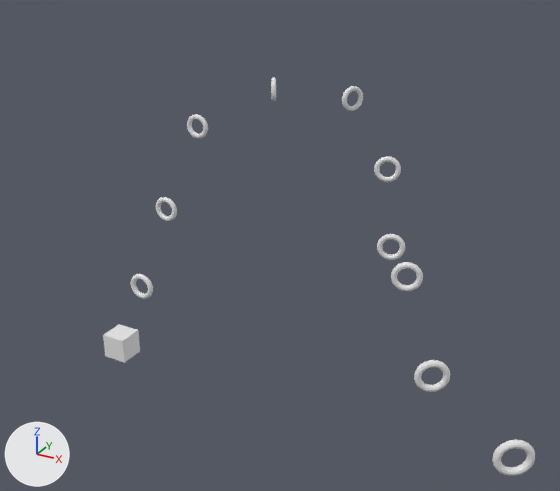
Two versions of the Blender file core/blender/Levels/Beginner Levels/level13.blend, one commit apart.
Both versions are drawn from a camera (50 mm lens) standing at (37.7, -41.8, 32.7) and looking at (0.7, 25.5, -1.0). Arrows for +X, +Y and +Z are at lower left; the lights stay in place.

The scene before the commit, as lines of its bpy script (objects in view):
```python
ob_gate_000 = bpy.data.objects.new('Gate.000', me_gate_000)
ob_gate_000.location = (-5.0, 9.0, 0.0)
ob_gate_000.rotation_euler = (1.571, 0.0, 0.0)  # degrees (90, 0, 0)
ob_gate_002 = bpy.data.objects.new('Gate.002', me_gate_002)
ob_gate_002.location = (-7.0, 22.0, 12.0)
ob_gate_002.rotation_euler = (1.571, 0.0, 0.0)  # degrees (90, 0, 0)
ob_gate_003 = bpy.data.objects.new('Gate.003', me_gate_003)
ob_gate_003.location = (-2.0, 29.0, 15.0)
ob_gate_003.rotation_euler = (1.571, 0.0, 2.094)  # degrees (90, 0, 120)
ob_gate_004 = bpy.data.objects.new('Gate.004', me_gate_004)
ob_gate_004.location = (7.0, 29.0, 15.0)
ob_gate_004.rotation_euler = (1.571, 0.0, 1.047)  # degrees (90, 0, 60)
ob_gate_005 = bpy.data.objects.new('Gate.005', me_gate_005)
ob_gate_005.location = (13.0, 24.0, 10.0)
ob_gate_005.rotation_euler = (1.571, 0.0, 0.349)  # degrees (90, 0, 20)
ob_gate_006 = bpy.data.objects.new('Gate.006', me_gate_006)
ob_gate_006.location = (16.0, 18.0, 5.0)
ob_gate_006.rotation_euler = (1.571, 0.0, 0.349)  # degrees (90, 0, 20)
ob_gate_007 = bpy.data.objects.new('Gate.007', me_gate_007)
ob_gate_007.location = (20.0, 11.0, 6.0)
ob_gate_007.rotation_euler = (1.571, 0.0, 0.349)  # degrees (90, 0, 20)
ob_gate_008 = bpy.data.objects.new('Gate.008', me_gate_008)
ob_gate_008.location = (25.0, 3.0, 3.0)
ob_gate_008.rotation_euler = (1.571, 0.0, 0.524)  # degrees (90, 0, 30)
ob_gate_009 = bpy.data.objects.new('Gate.009', me_gate_009)
ob_gate_009.location = (32.0, -3.0, 3.0)
ob_gate_009.rotation_euler = (1.571, 0.0, 0.524)  # degrees (90, 0, 30)
ob_level = bpy.data.objects.new('Level', me_cube)
ob_level.location = (0.0, 0.0, 0.0)
```
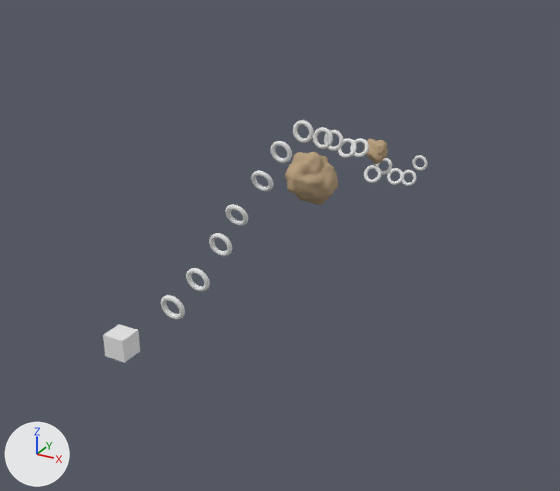
Location of each change, [x1, y1, x2, y2] in pixels of the pictures (560 x 491 px):
'Cube.000', added (beige)
    after: [285, 152, 338, 205]
'Gate.009', moved, turned
    before: [492, 440, 535, 476]
    after: [324, 130, 343, 151]
'Gate.008', moved, turned
    before: [414, 360, 450, 392]
    after: [313, 127, 333, 149]
'Gate.007', moved, turned
    before: [391, 262, 423, 291]
    after: [293, 120, 314, 143]
'Gate.006', moved, turned
    before: [377, 234, 405, 260]
    after: [270, 141, 292, 163]
'Gate.000', moved, turned
    before: [131, 274, 153, 299]
    after: [161, 295, 185, 320]
'Gate.005', moved, turned
    before: [374, 156, 401, 182]
    after: [251, 171, 273, 191]
'Gate.001', moved, turned
    before: [156, 197, 177, 221]
    after: [186, 268, 210, 292]
'Gate.004', moved, turned
    before: [342, 86, 363, 111]
    after: [225, 204, 248, 226]
'Cube.001', added (beige)
    after: [363, 138, 388, 164]
'Gate.003', moved, turned
    before: [271, 77, 276, 101]
    after: [209, 233, 232, 256]
'Gate.002', moved
    before: [187, 114, 208, 138]
    after: [412, 155, 428, 171]
'Gate.012', added
    after: [364, 165, 381, 183]
'Gate.010', added
    after: [338, 138, 357, 158]
'Gate.011', added
    after: [350, 138, 369, 157]
'Gate.014', added
    after: [387, 168, 403, 185]
'Gate.015', added
    after: [402, 170, 416, 186]
'Gate.013', added
    after: [375, 158, 392, 175]

Diff of the bpy script that builds the scene:
```diff
--- a/core/blender/Levels/Beginner Levels/level13.blend.py
+++ b/core/blender/Levels/Beginner Levels/level13.blend.py
@@ ob_gate_009 @@
 ob_gate_009 = bpy.data.objects.new('Gate.009', me_gate_009)
-ob_gate_009.location = (32.0, -3.0, 3.0)
-ob_gate_009.rotation_euler = (1.571, 0.0, 0.524)  # degrees (90, 0, 30)
+ob_gate_009.location = (0.0, 40.0, 7.0)
+ob_gate_009.rotation_euler = (1.396, 0.0, 0.0)  # degrees (80, 0, 0)
@@ ob_gate_008 @@
 ob_gate_008 = bpy.data.objects.new('Gate.008', me_gate_008)
-ob_gate_008.location = (25.0, 3.0, 3.0)
-ob_gate_008.rotation_euler = (1.571, 0.0, 0.524)  # degrees (90, 0, 30)
+ob_gate_008.location = (0.0, 37.0, 8.0)
+ob_gate_008.rotation_euler = (1.396, 0.0, 0.0)  # degrees (80, 0, 0)
@@ ob_gate_007 @@
 ob_gate_007 = bpy.data.objects.new('Gate.007', me_gate_007)
-ob_gate_007.location = (20.0, 11.0, 6.0)
-ob_gate_007.rotation_euler = (1.571, 0.0, 0.349)  # degrees (90, 0, 20)
+ob_gate_007.location = (0.0, 32.0, 10.0)
+ob_gate_007.rotation_euler = (1.571, 0.0, 0.0)  # degrees (90, 0, 0)
@@ ob_gate_006 @@
 ob_gate_006 = bpy.data.objects.new('Gate.006', me_gate_006)
-ob_gate_006.location = (16.0, 18.0, 5.0)
-ob_gate_006.rotation_euler = (1.571, 0.0, 0.349)  # degrees (90, 0, 20)
+ob_gate_006.location = (0.0, 27.0, 9.0)
+ob_gate_006.rotation_euler = (1.745, 0.0, 0.0)  # degrees (100, 0, 0)
@@ ob_gate_005 @@
 ob_gate_005 = bpy.data.objects.new('Gate.005', me_gate_005)
-ob_gate_005.location = (13.0, 24.0, 10.0)
-ob_gate_005.rotation_euler = (1.571, 0.0, 0.349)  # degrees (90, 0, 20)
+ob_gate_005.location = (0.0, 23.0, 7.0)
+ob_gate_005.rotation_euler = (1.92, 0.0, 0.0)  # degrees (110, 0, 0)
@@ ob_gate_004 @@
 ob_gate_004 = bpy.data.objects.new('Gate.004', me_gate_004)
-ob_gate_004.location = (7.0, 29.0, 15.0)
-ob_gate_004.rotation_euler = (1.571, 0.0, 1.047)  # degrees (90, 0, 60)
+ob_gate_004.location = (0.0, 18.0, 5.0)
+ob_gate_004.rotation_euler = (1.92, 0.0, 0.0)  # degrees (110, 0, 0)
@@ ob_gate_003 @@
 ob_gate_003 = bpy.data.objects.new('Gate.003', me_gate_003)
-ob_gate_003.location = (-2.0, 29.0, 15.0)
-ob_gate_003.rotation_euler = (1.571, 0.0, 2.094)  # degrees (90, 0, 120)
+ob_gate_003.location = (0.0, 15.0, 3.0)
+ob_gate_003.rotation_euler = (1.745, 0.0, 0.0)  # degrees (100, 0, 0)
@@ ob_gate_002 @@
 ob_gate_002 = bpy.data.objects.new('Gate.002', me_gate_002)
-ob_gate_002.location = (-7.0, 22.0, 12.0)
+ob_gate_002.location = (0.0, 73.0, -5.0)
 ob_gate_002.rotation_euler = (1.571, 0.0, 0.0)  # degrees (90, 0, 0)
@@ ob_gate_001 @@
 ob_gate_001 = bpy.data.objects.new('Gate.001', me_gate_001)
-ob_gate_001.location = (-7.0, 16.0, 5.0)
-ob_gate_001.rotation_euler = (1.571, 0.0, 0.0)  # degrees (90, 0, 0)
+ob_gate_001.location = (0.0, 11.0, 1.0)
+ob_gate_001.rotation_euler = (1.745, 0.0, 0.0)  # degrees (100, 0, 0)
@@ ob_gate_000 @@
 ob_gate_000 = bpy.data.objects.new('Gate.000', me_gate_000)
-ob_gate_000.location = (-5.0, 9.0, 0.0)
-ob_gate_000.rotation_euler = (1.571, 0.0, 0.0)  # degrees (90, 0, 0)
+ob_gate_000.location = (0.0, 7.0, 0.0)
+ob_gate_000.rotation_euler = (1.745, 0.0, 0.0)  # degrees (100, 0, 0)
@@ ob_cube_000 @@
+ob_cube_000 = bpy.data.objects.new('Cube.000', me_cube_002)  # 1538 vertices, 1536 faces; spans x -0.99..0.89, y -0.8..0.91, z -0.82..0.9; in mat_material_001 (its picture is missing)
+ob_cube_000.location = (1.0, 32.0, 5.0)
+ob_cube_000.rotation_euler = (3.497, 0.156, -0.797)  # degrees (200, 8.9, -46)
+ob_cube_000.scale = (3.13, 3.31, 3.65)
@@ ob_gate_010 @@
+ob_gate_010 = bpy.data.objects.new('Gate.010', me_gate_000.copy())  # the mesh of ob_gate_000
+ob_gate_010.location = (0.0, 44.0, 5.0)
+ob_gate_010.rotation_euler = (1.047, 0.0, 0.0)  # degrees (60, 0, 0)
@@ ob_gate_011 @@
+ob_gate_011 = bpy.data.objects.new('Gate.011', me_gate_000.copy())  # the mesh of ob_gate_000
+ob_gate_011.location = (0.0, 48.0, 4.0)
+ob_gate_011.rotation_euler = (1.047, 0.0, 0.0)  # degrees (60, 0, 0)
@@ ob_gate_012 @@
+ob_gate_012 = bpy.data.objects.new('Gate.012', me_gate_000.copy())  # the mesh of ob_gate_000
+ob_gate_012.location = (0.0, 53.0, -1.0)
+ob_gate_012.rotation_euler = (1.134, 0.0, 0.0)  # degrees (65, 0, 0)
@@ ob_gate_013 @@
+ob_gate_013 = bpy.data.objects.new('Gate.013', me_gate_000.copy())  # the mesh of ob_gate_000
+ob_gate_013.location = (0.0, 57.0, -1.0)
+ob_gate_013.rotation_euler = (1.047, 0.0, 0.0)  # degrees (60, 0, 0)
@@ ob_gate_014 @@
+ob_gate_014 = bpy.data.objects.new('Gate.014', me_gate_000.copy())  # the mesh of ob_gate_000
+ob_gate_014.location = (0.0, 62.0, -4.0)
+ob_gate_014.rotation_euler = (1.047, 0.0, 0.0)  # degrees (60, 0, 0)
@@ ob_gate_015 @@
+ob_gate_015 = bpy.data.objects.new('Gate.015', me_gate_000.copy())  # the mesh of ob_gate_000
+ob_gate_015.location = (0.0, 68.0, -6.0)
+ob_gate_015.rotation_euler = (1.222, 0.0, 0.0)  # degrees (70, 0, 0)
@@ ob_cube_001 @@
+ob_cube_001 = bpy.data.objects.new('Cube.001', me_cube_001)  # 1538 vertices, 1536 faces; spans x -0.99..0.89, y -0.8..0.91, z -0.82..0.9; in mat_material (its picture is missing)
+ob_cube_001.location = (0.0, 54.0, 2.0)
+ob_cube_001.rotation_euler = (1.485, 0.123, -0.598)  # degrees (85, 7, -34)
+ob_cube_001.scale = (1.9, 1.9, 1.9)
```
